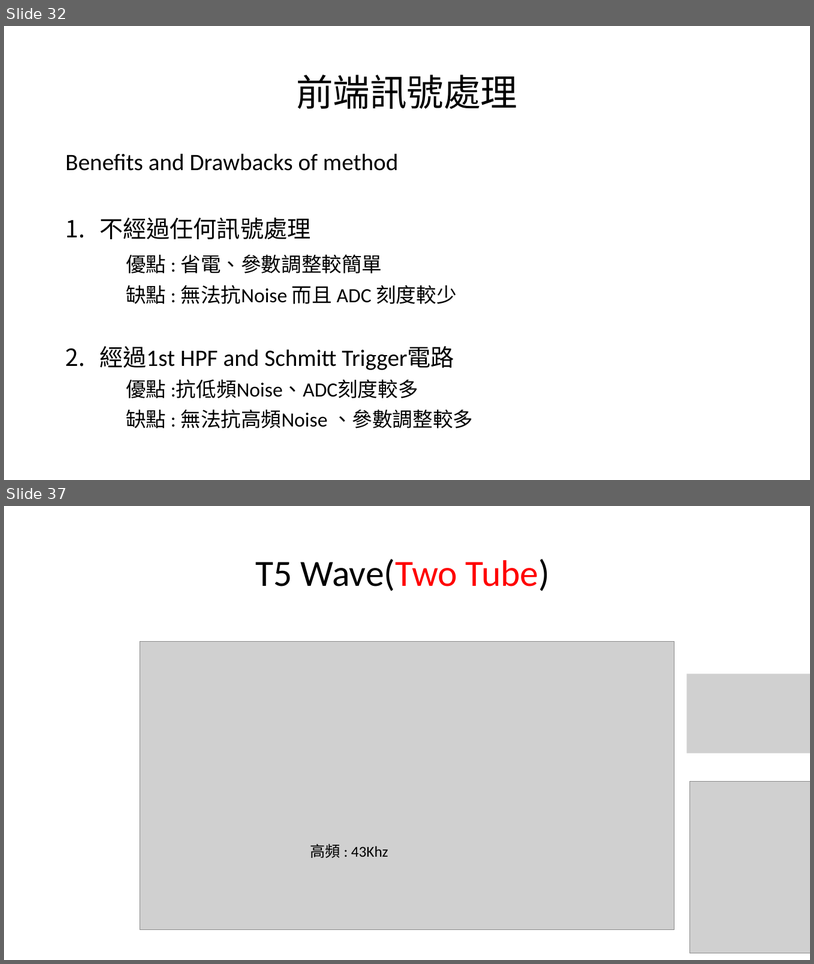
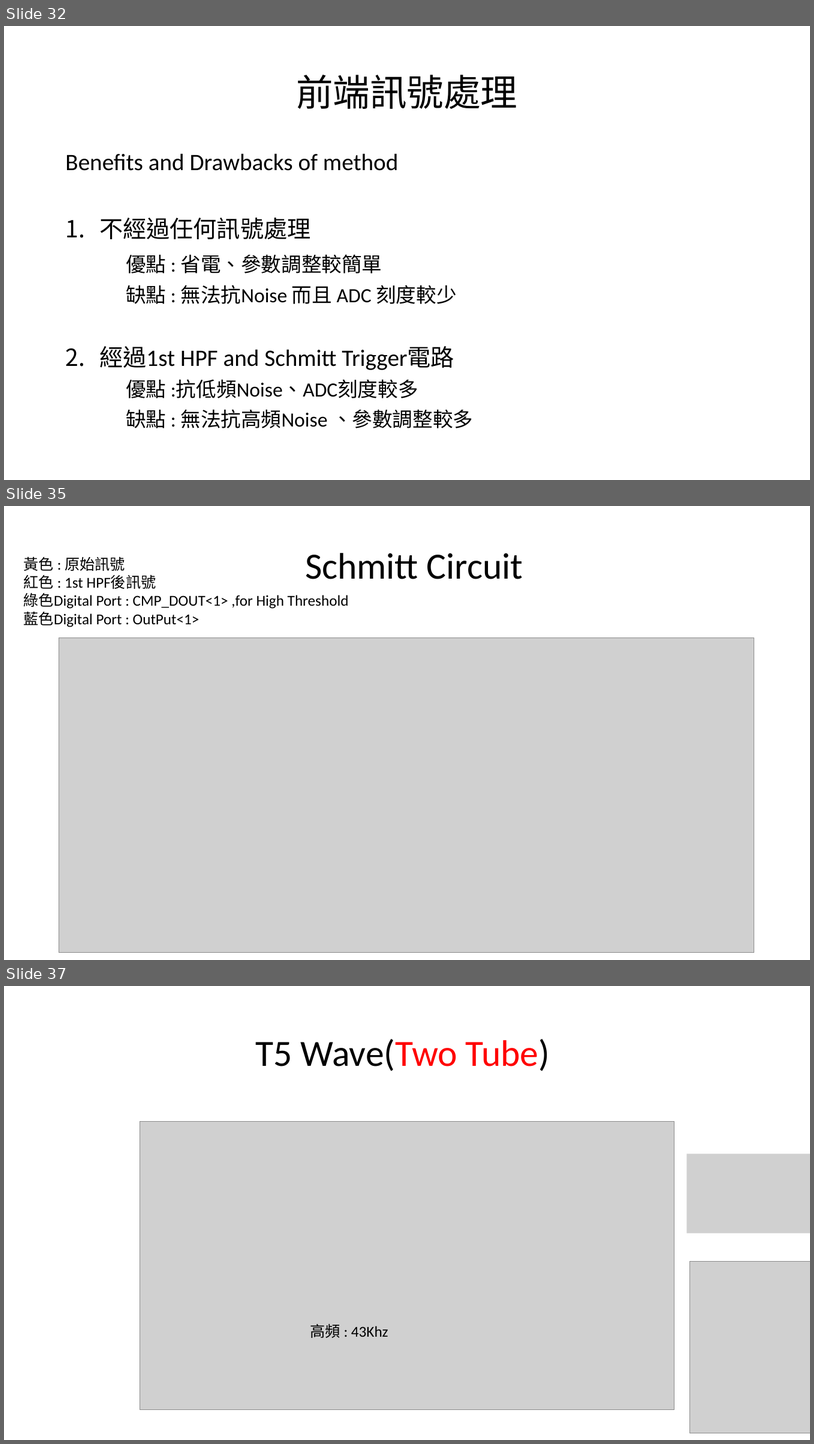
Before and after one commit to a0910281835/Summrary_PDF, a slide deck: Project_Summary_pdf/Project_Summary.pptx. Shown one above the other, each under a label of ours: slides 32 and 37 before the commit, slides 32, 35 and 37 after it; the slides between them are not shown. The pictures are 814x964 and 814x1444 pixels, drawn with LibreOffice and Linux fonts; fonts in the diff are those of the drawing; grey boxes stand for pictures. Boxes give left, top, right and bottom in pixels: in the first picture for what was removed or moved away, otherwise in the second. Text is boxed around its words. In the diff, an @@ line names an element or a change of style, - is before the commit and + after.

Commit message:
* Update Schmitt Page

```diff
--- a/Project_Summary_pdf/Project_Summary.pptx
+++ b/Project_Summary_pdf/Project_Summary.pptx
@@ slide 35 added at bbox=[4, 506, 810, 960], background #FFFFFF @@
@@ text added at bbox=[24, 556, 349, 627], 18 pt, text #000000 @@
+黃色 : 原始訊號
+紅色 : 1st HPF後訊號
+綠色Digital Port : CMP_DOUT<1> ,for High Threshold
+藍色Digital Port : OutPut<1>
@@ title added at bbox=[305, 553, 524, 579], 44 pt, text #000000 @@
+Schmitt Circuit
@@ picture added at bbox=[59, 638, 755, 952] @@
```
Also in this commit, not shown: 4 slides changed, 2 other slides added, 3 slides removed.
